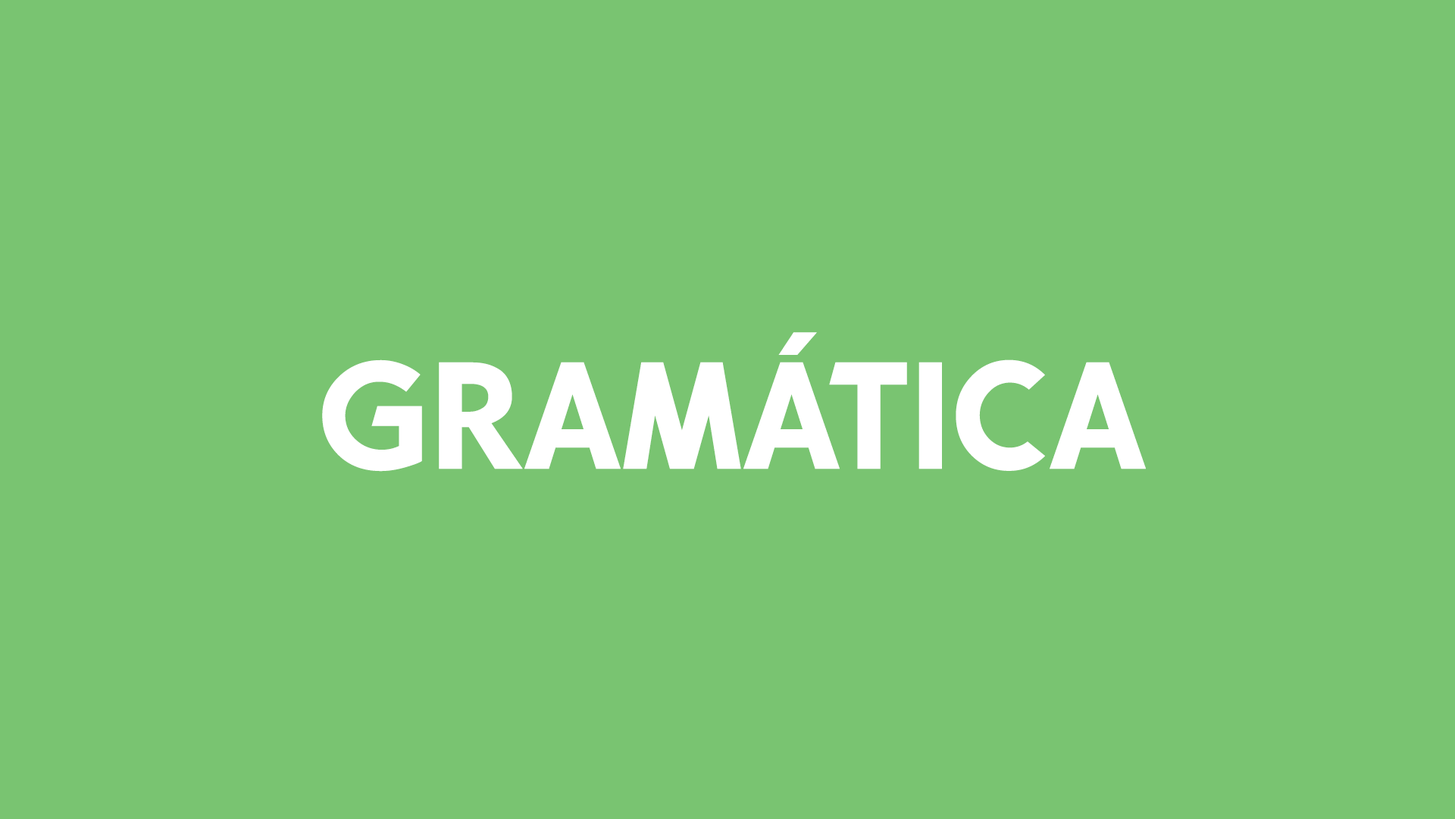
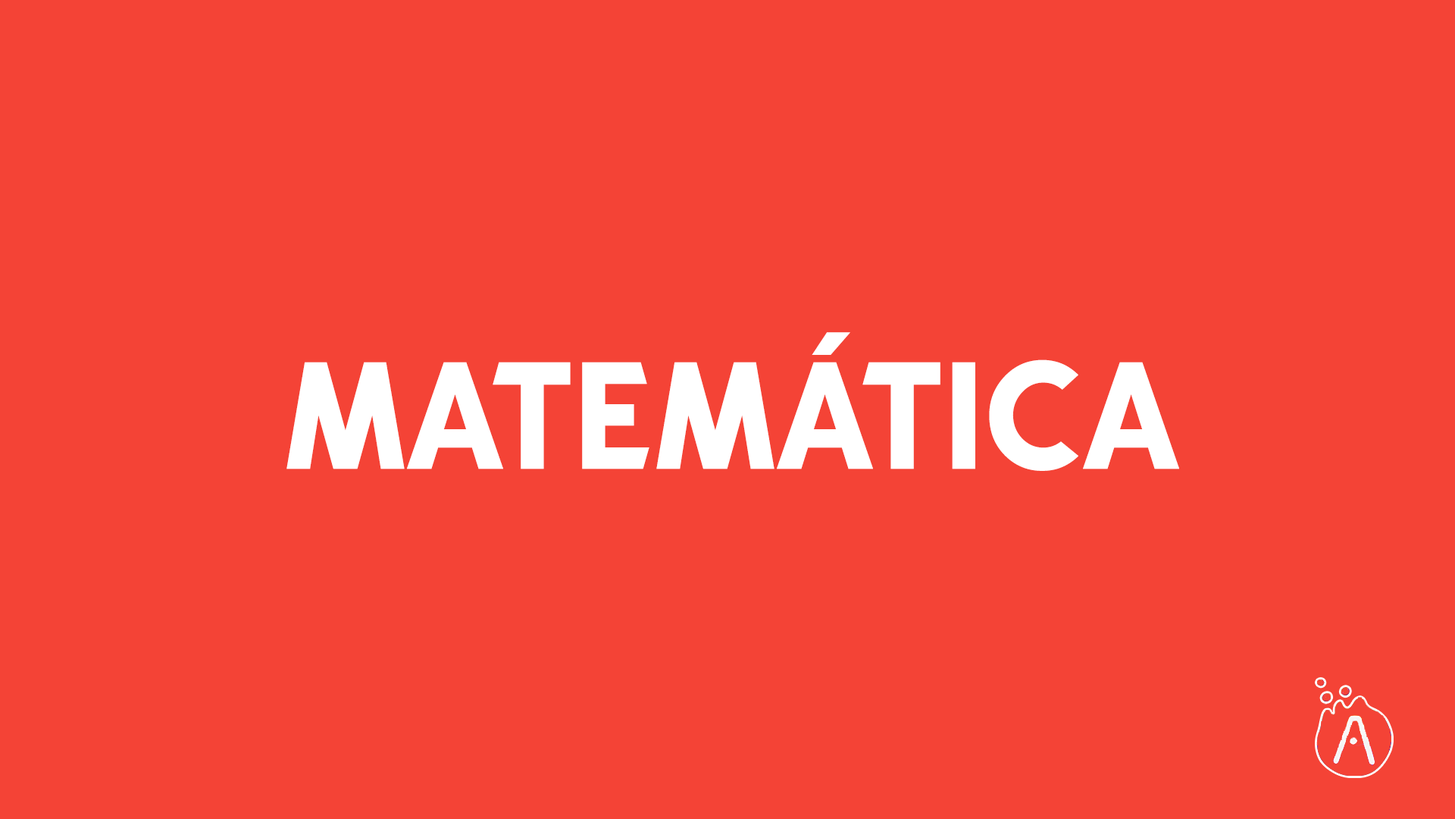
Before/after of a 1455×819 layered artwork. What changed in the layer stack:
renamed "GRAMÁTICA" to "MATEMÁTICA", painted on it over [286, 331, 1180, 472]
added layer "Camada 2" above "AuroraLogoHQ" over [1315, 676, 1353, 705]
added layer "AuroraLogoHQ" above "Camada 1" over [1315, 695, 1394, 778]
painted on "Camada 1" over [0, 0, 1455, 819]
removed layer "Plano de Fundo" over [0, 0, 1455, 819]
